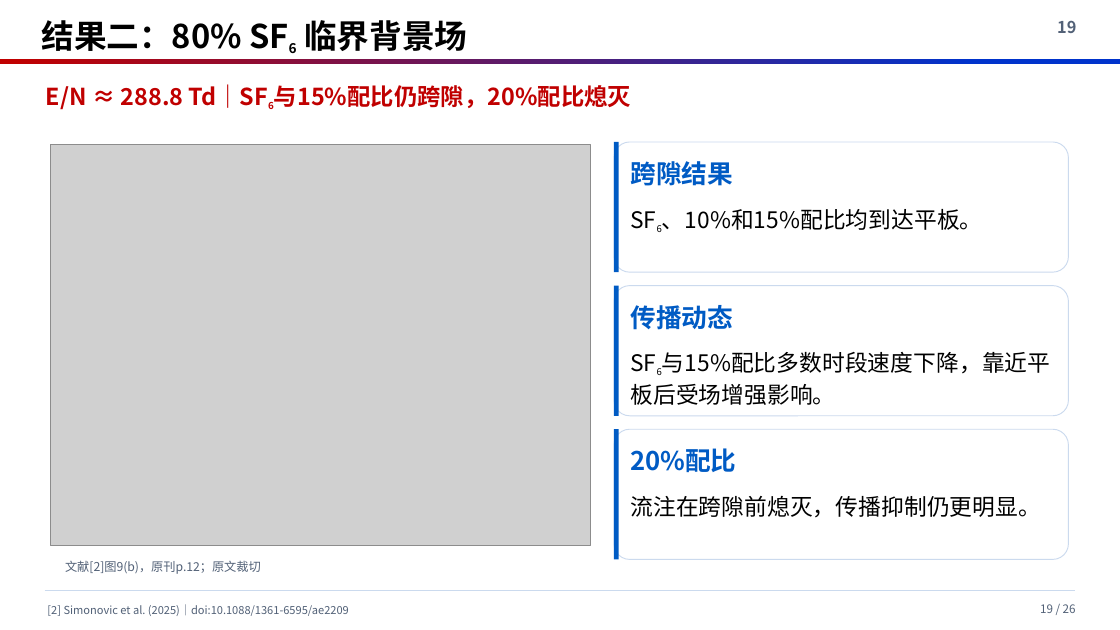
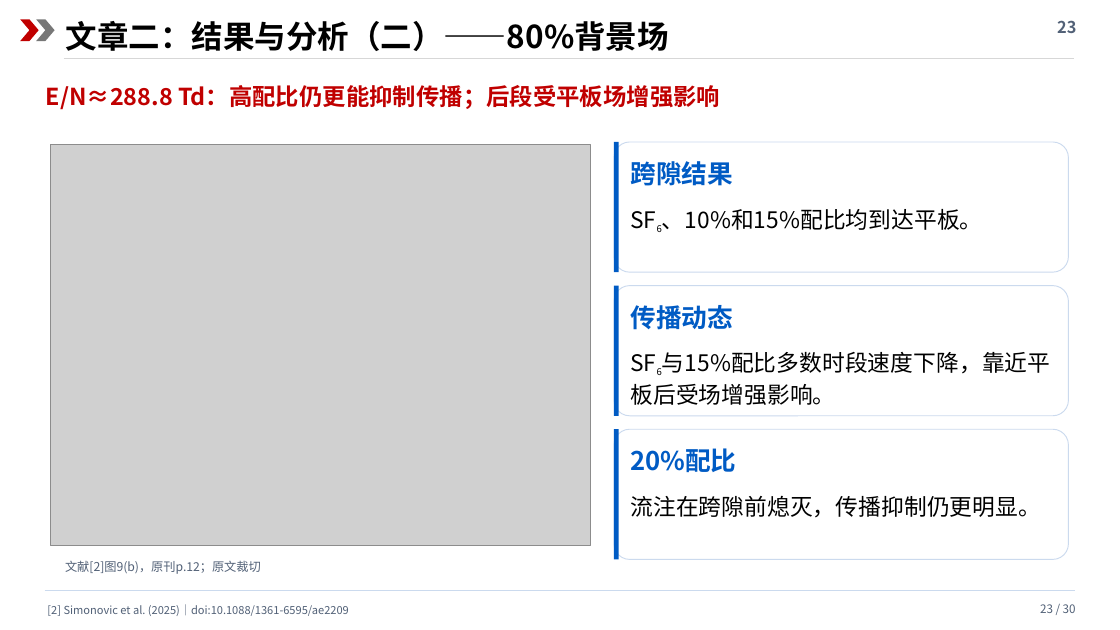
Before and after one commit to cass1223/cassbook, a slide deck: slide 23 of presentations/c4f7n/c4f7n_review.pptx (slide 19 before the commit). Drawn at 1120x630 pixels with LibreOffice and Linux fonts; fonts in the diff are those of the drawing; grey boxes stand for pictures. Boxes give left, top, right and bottom in pixels: in the first picture for what was removed or moved away, otherwise in the second. Text is boxed around its words. In the diff, an @@ line names an element or a change of style, - is before the commit and + after.

```diff
--- a/presentations/c4f7n/c4f7n_review.pptx
+++ b/presentations/c4f7n/c4f7n_review.pptx
@@ rectangle added at (0, 0, 1120, 71), fill #FFFFFF @@
@@ chevron added at (20, 19, 39, 41), fill #C00000 @@
@@ chevron added at (36, 19, 55, 41), fill #777777 @@
@@ text at (66, 21, 669, 51): text changed; size 28 to 27 pt @@
-结果二：80% SF6 临界背景场
+文章二：结果与分析（二）——80%背景场
@@ rectangle removed at (1008, 0, 1120, 55) @@
@@ text at (1057, 20, 1076, 33): text changed @@
-19
+23
@@ line added from (64, 58) to (1074, 58), #D7D7D7 0.7 pt @@
@@ text at (46, 85, 720, 110): text changed @@
-E/N ≈ 288.8 Td｜SF6与15%配比仍跨隙，20%配比熄灭
+E/N≈288.8 Td：高配比仍更能抑制传播；后段受平板场增强影响
@@ text at (1040, 604, 1076, 613): text changed @@
-19 / 26
+23 / 30
```
Also in this commit, not shown: 16 other slides changed, 13 slides added, 9 slides removed, 4 other files.
